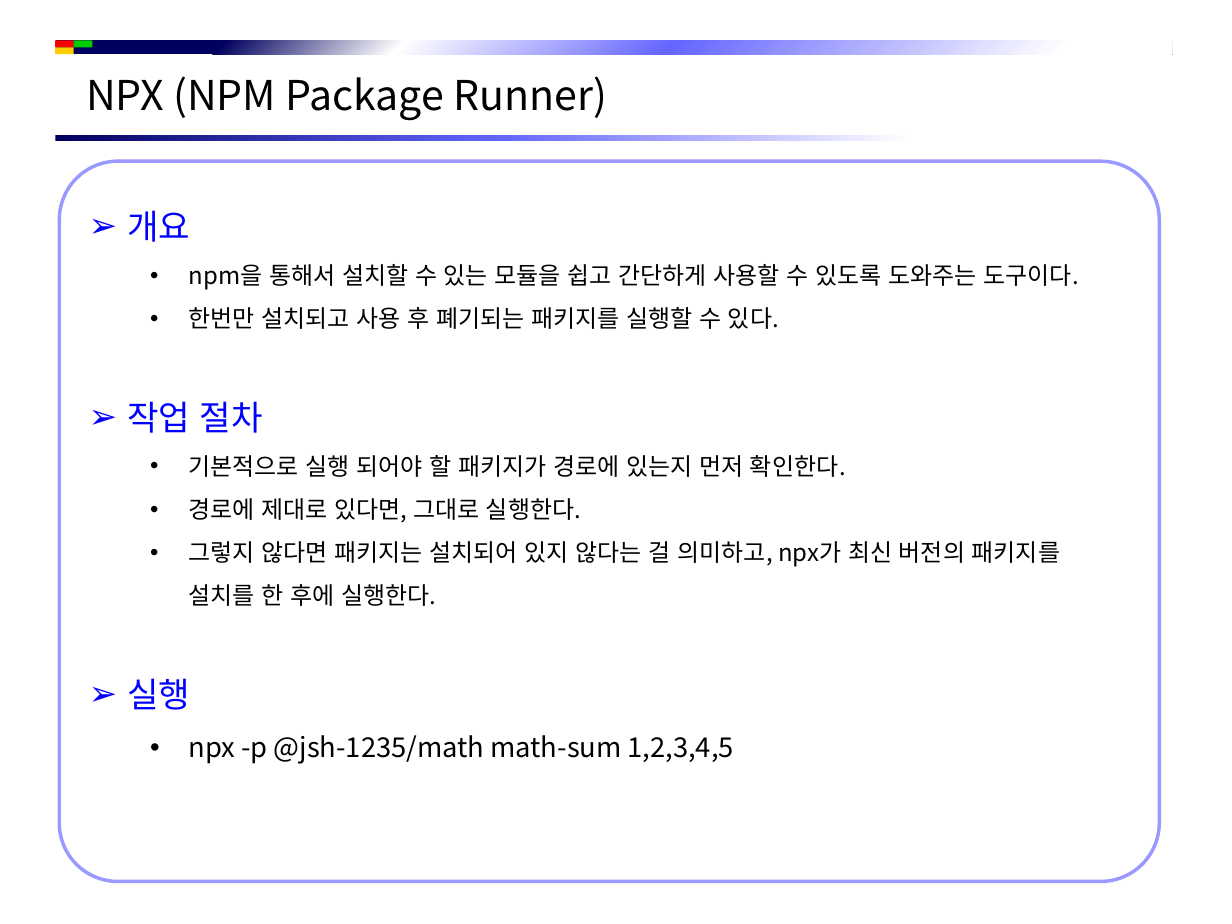
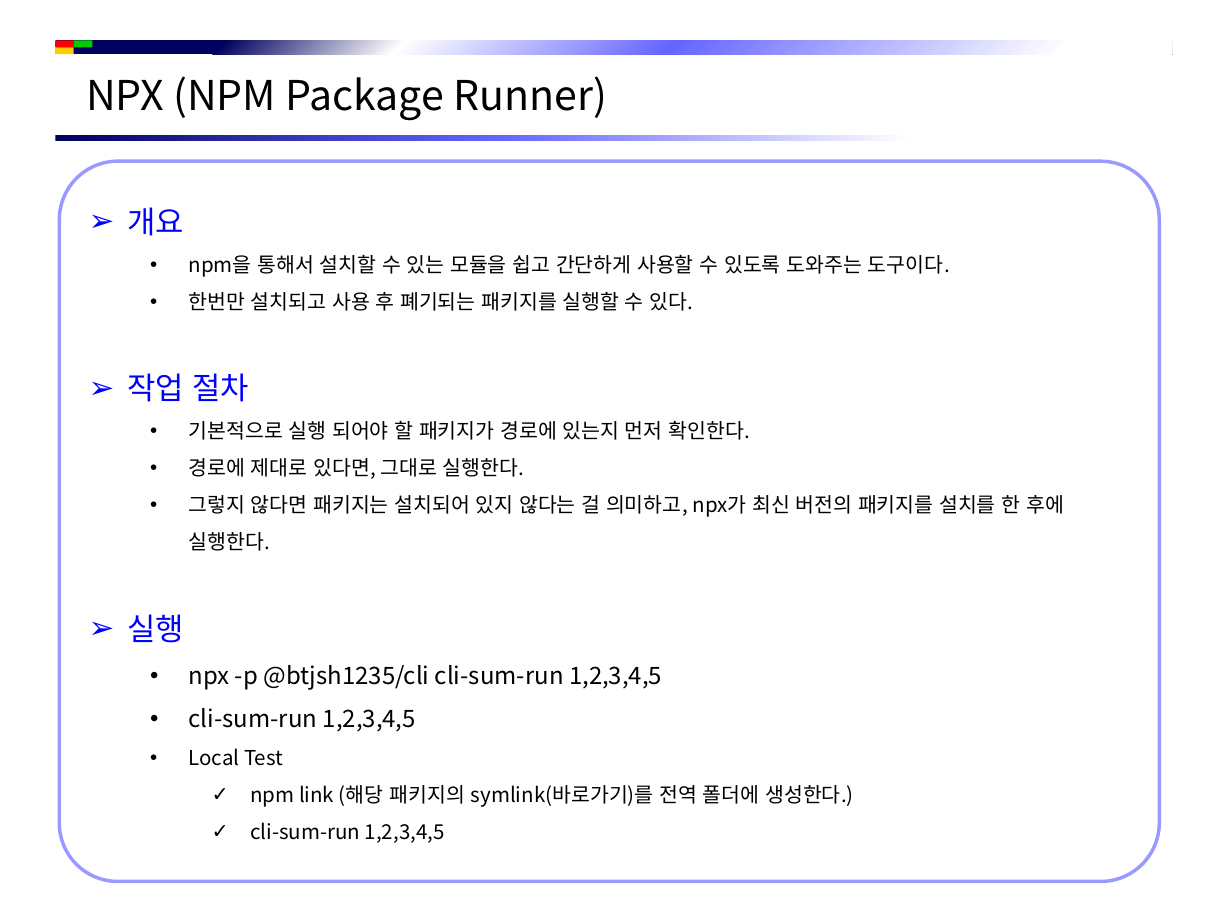
Before and after one commit to jsh-1235/Document, a slide deck: slide 13 of Back-End/NodeJS/NPM 개발 도구.pptx (slide 8 before the commit). Drawn at 1232x924 pixels with LibreOffice and Linux fonts; fonts in the diff are those of the drawing; background and template pictures are left out. Boxes give left, top, right and bottom in pixels: in the first picture for what was removed or moved away, otherwise in the second. Text is boxed around its words. In the diff, an @@ line names an element or a change of style, - is before the commit and + after.

```diff
--- a/Back-End/NodeJS/NPM 개발 도구.pptx
+++ b/Back-End/NodeJS/NPM 개발 도구.pptx
@@ text in rounded rectangle at [127, 207, 1064, 643]: size 20 to 18 pt in "개요", "작업 절차", "실행"; size 14 to 12 pt in "npm을 통해서 설치할 수 있는 모듈을 쉽고 ...", "한번만 설치되고 사용 후 폐기되는 패키지를 실행할 ...", "기본적으로 실행 되어야 할 패키지가 경로에 있는지 ...", "경로에 제대로 있다면, 그대로 실행한다." and 1 more places @@
@@ text in rounded rectangle at [189, 665, 853, 843]: text changed; size 16 to 12 pt @@
-  • npx -p @jsh-1235/math math-sum 1,2,3,4,5
+  • npx -p @btjsh1235/cli cli-sum-run 1,2,3,4,5
+  • cli-sum-run 1,2,3,4,5
+  • Local Test
+    ✓ npm link (해당 패키지의 symlink(바로가기)를 전역 폴더에 생성한다.)
+    ✓ cli-sum-run 1,2,3,4,5
```
Also in this commit, not shown: 5 other slides changed, 5 slides added, 14 other files.
